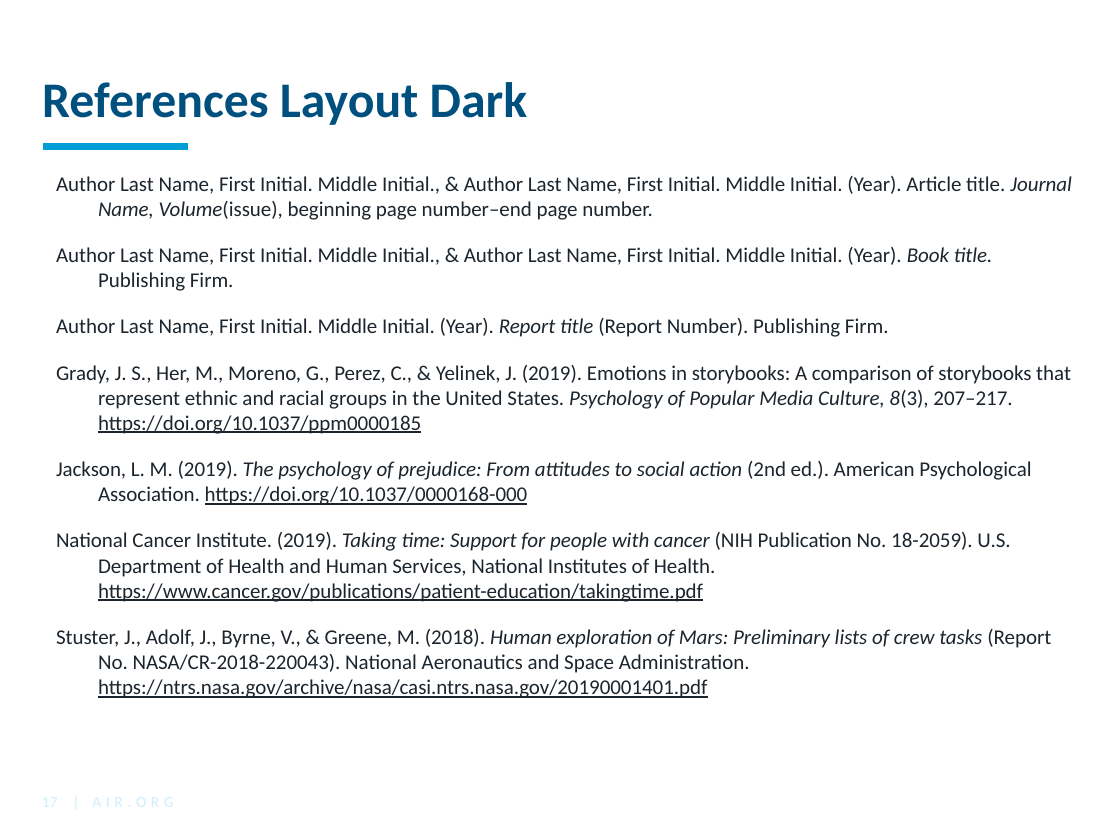
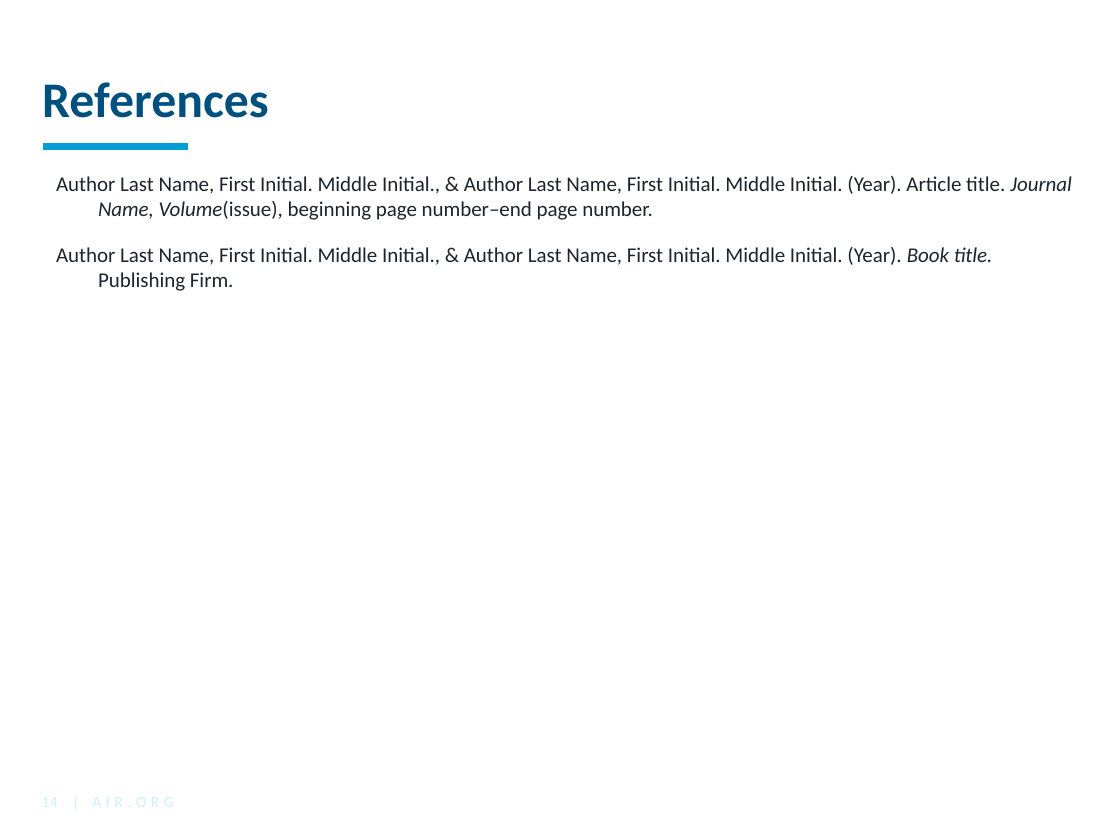
Before and after one commit to American-Institutes-for-Research/dsaa-ncme-2024, a slide deck: slide 14 of NCME.pptx (slide 17 before the commit). Drawn at 1120x840 pixels with LibreOffice and Linux fonts; fonts in the diff are those of the drawing; background and template pictures are left out. Boxes give left, top, right and bottom in pixels: in the first picture for what was removed or moved away, otherwise in the second. Text is boxed around its words. In the diff, an @@ line names an element or a change of style, - is before the commit and + after.

```diff
--- a/NCME.pptx
+++ b/NCME.pptx
@@ title at [42, 82, 269, 118]: text changed @@
-References Layout Dark
+References
@@ text at [56, 318, 1071, 698]: paragraphs removed @@
-Author Last Name, First Initial. Middle Initial. (Year). Report title (Report Number). Publishing Firm.
-Grady, J. S., Her, M., Moreno, G., Perez, C., & Yelinek, J. (2019). Emotions in storybooks: A comparison of storybooks that represent ethnic and racial groups in the United States. Psychology of Popular Media Culture, 8(3), 207–217. https://doi.org/10.1037/ppm0000185
-Jackson, L. M. (2019). The psychology of prejudice: From attitudes to social action (2nd ed.). American Psychological Association. https://doi.org/10.1037/0000168-000
-National Cancer Institute. (2019). Taking time: Support for people with cancer (NIH Publication No. 18-2059). U.S. Department of Health and Human Services, National Institutes of Health. https://www.cancer.gov/publications/patient-education/takingtime.pdf
-Stuster, J., Adolf, J., Byrne, V., & Greene, M. (2018). Human exploration of Mars: Preliminary lists of crew tasks (Report No. NASA/CR-2018-220043). National Aeronautics and Space Administration. https://ntrs.nasa.gov/archive/nasa/casi.ntrs.nasa.gov/20190001401.pdf
@@ page number at [43, 786, 64, 816]: text changed @@
-17
+14
```
Also in this commit, not shown: 3 other slides changed, 2 slides added, 6 slides removed.
